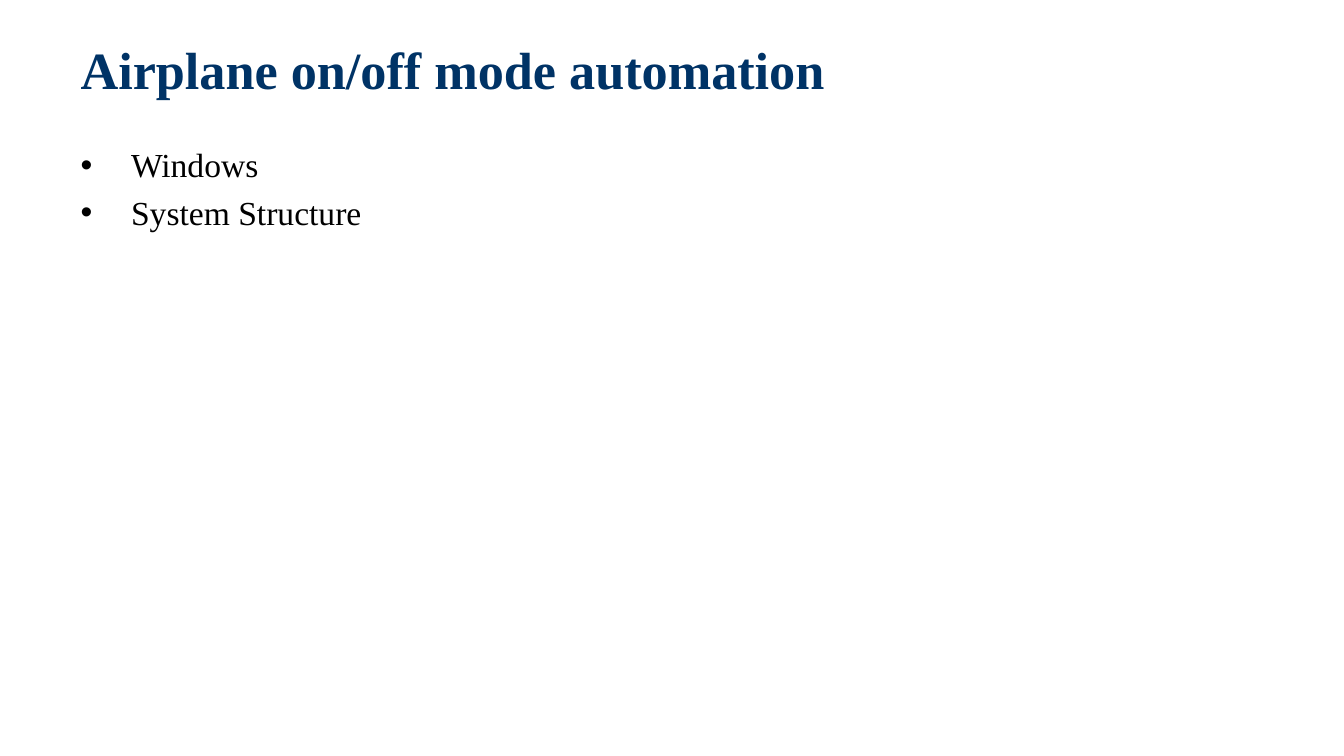
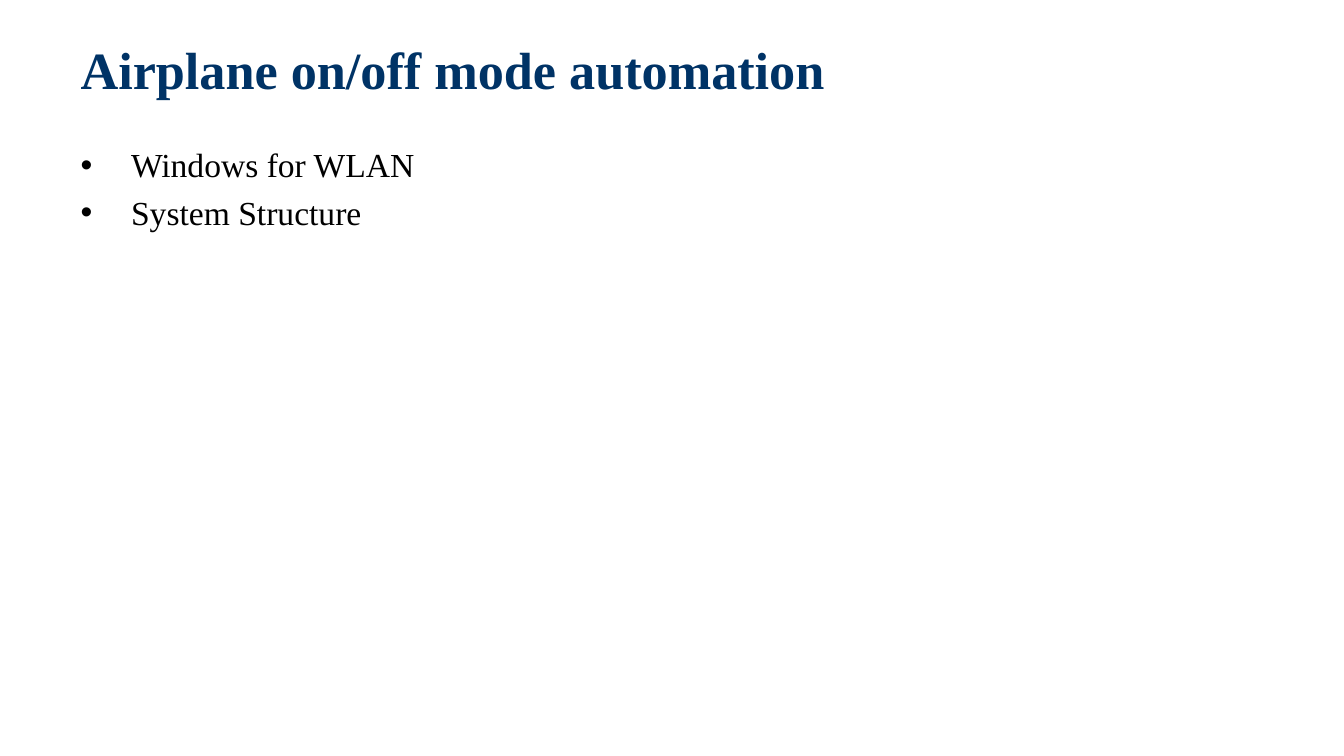
Before and after one commit to jackiejay888/automation, a slide deck: slide 19 of kpi/Test Automation_Demo.pptx. Drawn at 1344x756 pixels with LibreOffice and Linux fonts; fonts in the diff are those of the drawing; background and template pictures are left out. Boxes give left, top, right and bottom in pixels: in the first picture for what was removed or moved away, otherwise in the second. Text is boxed around its words. In the diff, an @@ line names an element or a change of style, - is before the commit and + after.

```diff
--- a/kpi/Test Automation_Demo.pptx
+++ b/kpi/Test Automation_Demo.pptx
@@ text at bbox=[131, 153, 415, 178]: text changed @@
-  • Windows
+  • Windows for WLAN
```
Also in this commit, not shown: 7 other slides changed, 3 slides added, 2 other files.
